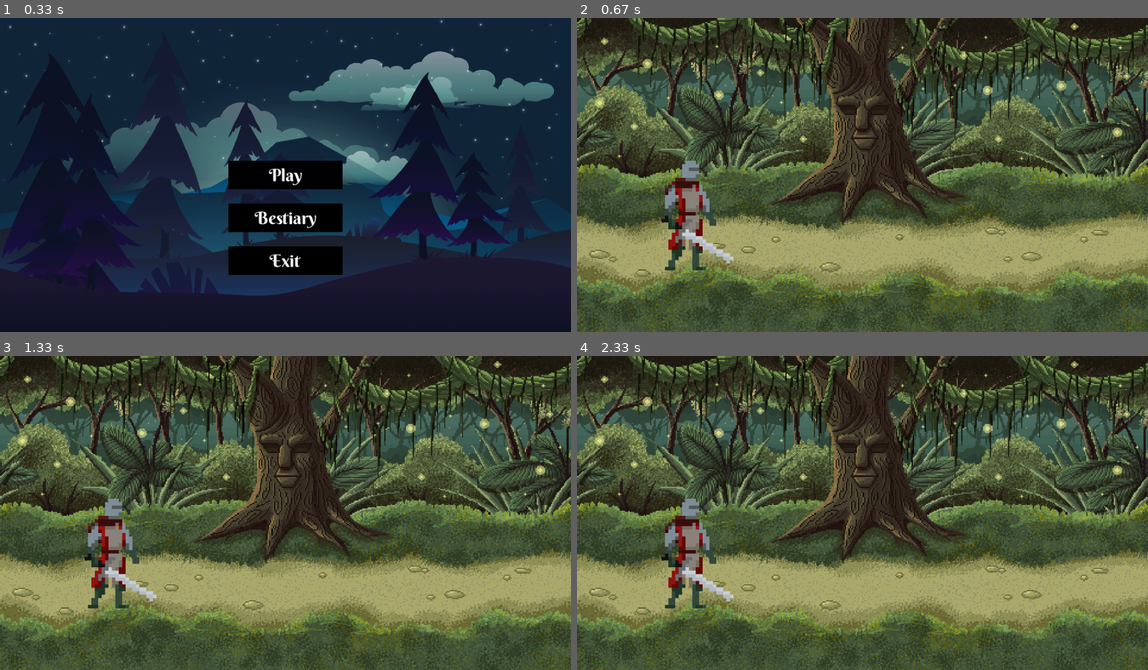
Above: before the commit, frames 1-4 (two rows, left to right).
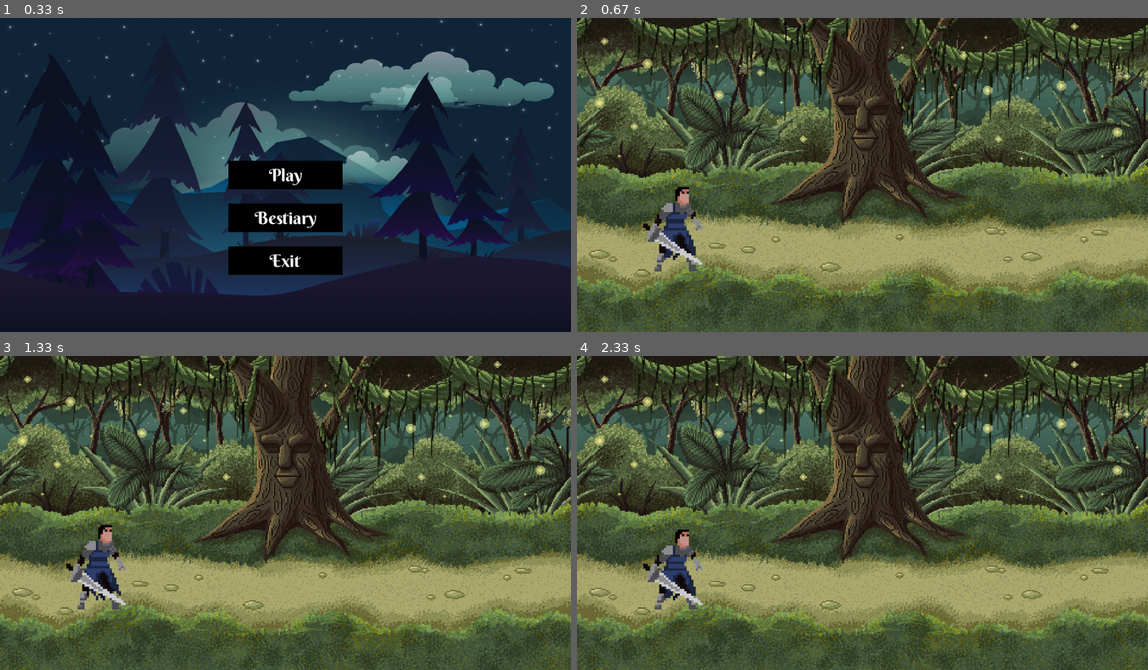
Above: after the commit, the same moments.

Repository: DouglasFernan/ProjetoPOOPygame
Game: pygame game, started from projeto.py
Same seed, same stepped clock (60 frames per second), same inputs: the game is played once before the commit and once after it.
Inputs (mouse positions are in pixels of both pictures, inside the frame that each line leads up to):
- Up to frame 1 (0.33 s): no input
- Up to frame 2 (0.67 s): click (862, 175) at 0.38 s
- Up to frame 3 (1.33 s): no input
- Up to frame 4 (2.33 s): no input

Frame 1 is identical in both runs. In frame 2, 2.4% of the frame differs, in the area x 11-28%, y 45-81%; in frame 3, 2.4%; in frame 4, 2.5%.

Commit message:
adicionando novo warrior e mudanças no construtor: spritesheet

Diff:
--- a/personagens.py
+++ b/personagens.py
@@ -1,4 +1,5 @@
 import pygame
+
 
 class Personagem:                # Personagem pai
     def __init__(self, nome):
@@ -12,7 +13,6 @@
 
     def ataque_basico(self, alvo):
         pass
-
 
 
 class Mago(Personagem):
@@ -30,32 +30,55 @@
 
     def ataque_basico(self, alvo):
         pass
+
     def recuperar_mana(self):
         pass
 
 
-class Guerreiro(Personagem, pygame.sprite.Sprite):
-    def __init__(self):
+# class Guerreiro(Personagem, pygame.sprite.Sprite):
+#     def __init__(self):
+#         pygame.sprite.Sprite.__init__(self)
+#         self.sprites = []
+#         self.sprites.append(pygame.image.load("sprites/warrior/sprite_0.png"))
+#         self.sprites.append(pygame.image.load("sprites/warrior/sprite_1.png"))
+#         self.sprites.append(pygame.image.load("sprites/warrior/sprite_2.png"))
+#         self.atual = 0
+#         self.image = self.sprites[self.atual]
+#         self.image = pygame.transform.scale(self.image, (32*6, 32*6))
+
+#         self.rect = self.image.get_rect()
+#         self.rect.topleft = 100, 250
+
+#     def update(self):
+#         self.atual = self.atual + 0.5
+#         if self.atual >= len(self.sprites):
+#             self.atual = 0
+#         self.image = self.sprites[int(self.atual)]
+#         self.image = pygame.transform.scale(self.image, (32*6, 32*6))
+
+#     def ataque_basico(self, alvo):
+#         pass
+
+
+class Warrior(Personagem, pygame.sprite.Sprite):
+    def __init__(self, sprite):
         pygame.sprite.Sprite.__init__(self)
         self.sprites = []
-        self.sprites.append(pygame.image.load("sprites/warrior/sprite_0.png"))
-        self.sprites.append(pygame.image.load("sprites/warrior/sprite_1.png"))
-        self.sprites.append(pygame.image.load("sprites/warrior/sprite_2.png"))
-        self.atual = 0
-        self.image = self.sprites[self.atual]
-        self.image = pygame.transform.scale(self.image, (32*6, 32*6))
+        for i in range(10):
+            img = sprite.subsurface((i * 135, 0), (135, 135))
+            img = pygame.transform.scale(img, (135 * 4, 135*4))
+            self.sprites.append(img)
 
+        self.index_lista = 0
+        self.image = self.sprites[self.index_lista]
         self.rect = self.image.get_rect()
-        self.rect.topleft = 100, 250
-
+        self.rect.topleft = (-100, 100)
 
     def update(self):
-        self.atual = self.atual + 0.5
-        if self.atual >= len(self.sprites):
-            self.atual = 0
-        self.image = self.sprites[int(self.atual)]
-        self.image = pygame.transform.scale(self.image, (32*6, 32*6))
-
+        if self.index_lista > 9:
+            self.index_lista = 0
+        self.index_lista += 0.25
+        self.image = self.sprites[int(self.index_lista)]
 
     def ataque_basico(self, alvo):
         pass
@@ -91,8 +114,10 @@
 
     def ataque_basico(self, alvo):
         pass
+
     def curar(self, alvo):
         pass
+
     def recuperar_fe(self):
         pass
 
--- a/projeto.py
+++ b/projeto.py
@@ -1,9 +1,11 @@
 import sys
 import pygame
+import os
 from pygame.locals import *
-from sys import exit
 from personagens import *
-from personagens import Guerreiro
+
+diretorio_principal = os.path.dirname(__file__)
+diretorio_sprites = os.path.join(diretorio_principal, 'sprites')
 
 pygame.mixer.init()
 pygame.init()
@@ -16,8 +18,14 @@
 pygame.mixer.music.play(-1)
 
 
+# Sprites
+sprite_warrior = pygame.image.load(os.path.join(diretorio_sprites, 'warrior/warrior.png')).convert_alpha()
+
+
+
+
 todas_as_sprites = pygame.sprite.Group()
-guerreiro = Guerreiro()
+guerreiro = Warrior(sprite_warrior)
 todas_as_sprites.add(guerreiro)
 
 
@@ -109,8 +117,8 @@
 
         tela.blit(battle1, (0, 0))
 
+        todas_as_sprites.draw(tela)
         todas_as_sprites.update()
-        todas_as_sprites.draw(tela)
 
         # atualizar a tela
         pygame.display.flip()
Binary file added: sprites/warrior/warrior.png
